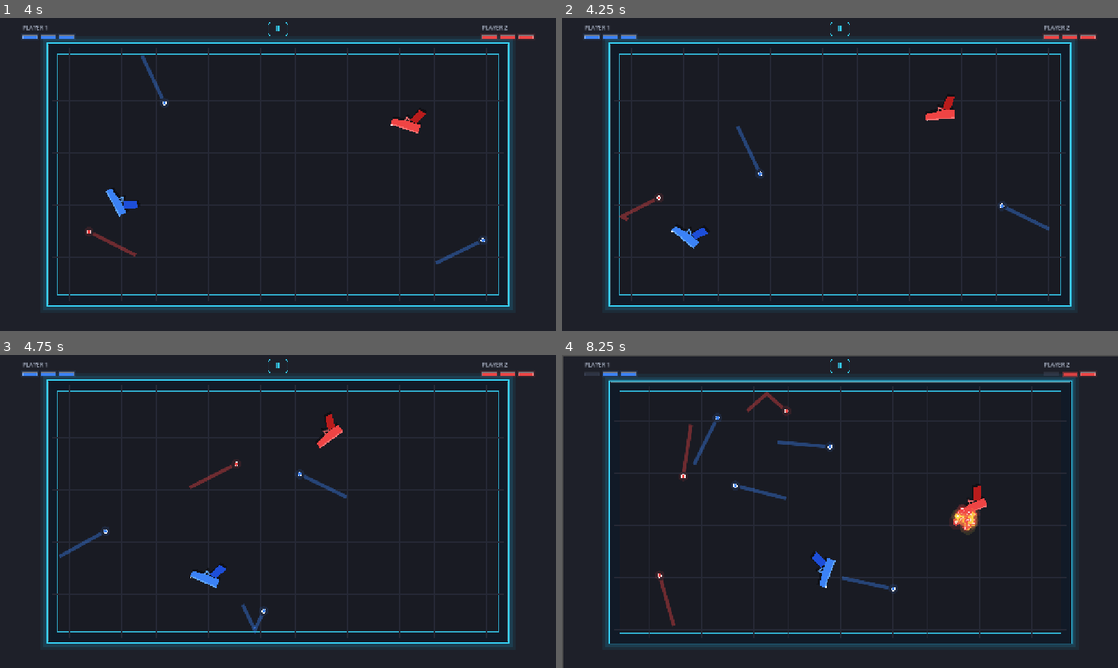
Above: before the commit, frames 1-4 (two rows, left to right).
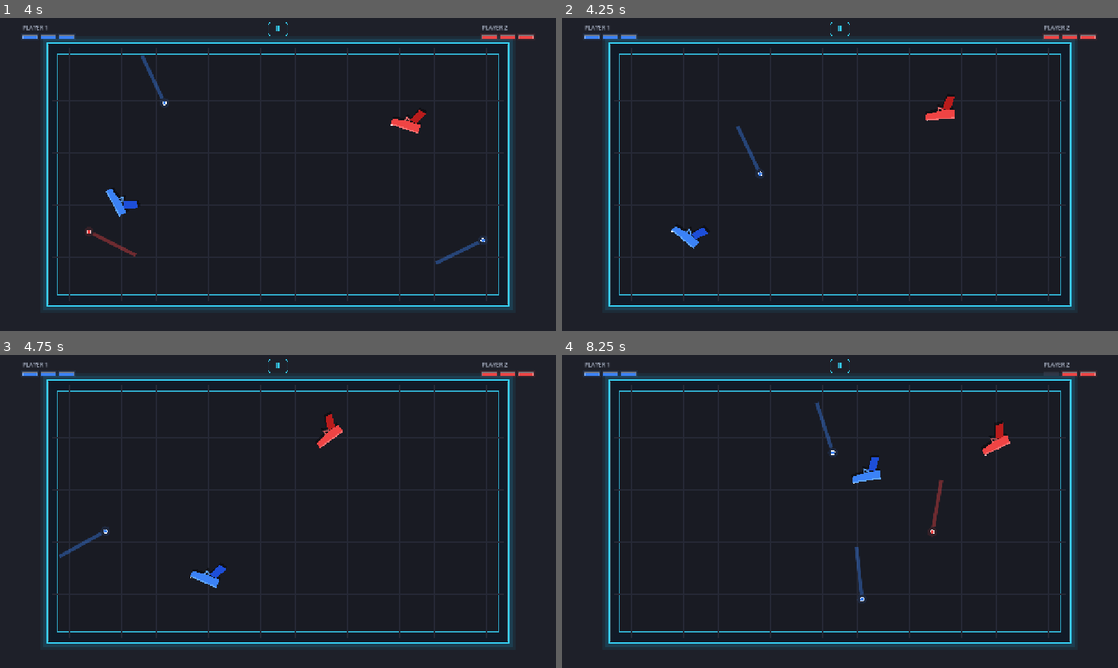
Above: after the commit, the same moments.

Repository: iamsaaddar/RecoilArena
Game: Godot game, scene res://scenes/main/Main.tscn
The game is run twice, just before and just after one commit, with the same random seed, the same clock (stepped at 60 frames per second) and the same inputs.
Inputs (mouse positions are in pixels of both pictures, inside the frame that each line leads up to):
- Up to frame 1 (4 s): click "PLAY" at 0.5 s; click "Ⅱ" at 1.25 s; click "RESUME" at 2 s; move the mouse to (400, 158) at 2.77 s; tap A (player_1_shoot) at 2.85 s; click (400, 158) at 2.92 s; drag from (166, 190) to (250, 237) at 3.52 s
- Up to frame 2 (4.25 s): no input
- Up to frame 3 (4.75 s): move the mouse to (333, 442) at 4.27 s; tap A (player_1_shoot) at 4.35 s
- Up to frame 4 (8.25 s): drag from (812, 574) to (673, 464) at 5.02 s; move the mouse to (1006, 558) at 5.77 s; hold Left 5.78-6.5 s; tap A (player_1_shoot) at 5.85, 7.35 s; drag from (673, 464) to (756, 433) at 6.52 s; move the mouse to (867, 511) at 7.27 s; hold Left 7.28-8 s; click (867, 511) at 7.42 s; drag from (756, 433) to (728, 527) at 8.02 s

Frame 1 is identical in both runs. In frame 2, 0.3% of the frame differs, in the area x 10-88%, y 56-68%; in frame 3, 0.4%; in frame 4, 6.5%, in the area x 0-100%, y 0-100%.

Commit message:
Limit bullets to one wall bounce
Remove the configurable bounce limit and finish bullets when they hit a wall after their first bounce.

Diff:
--- a/scripts/projectiles/Bullet.gd
+++ b/scripts/projectiles/Bullet.gd
@@ -1,12 +1,11 @@
 extends CharacterBody2D
 class_name ArenaBullet
-## Fast energy projectile with deterministic wall reflections.
+## Fast energy projectile that disappears after its first wall bounce.
 
 signal target_hit(target: ArenaGun, shooter: ArenaGun, impact_direction: Vector2, impact_position: Vector2)
 signal wall_bounced(impact_position: Vector2)
 
 @export var speed := 720.0
-@export var max_bounces := 5
 @export var bullet_color := Color("3b82f6")
 
 const RADIUS := 5.0
@@ -16,7 +15,7 @@
 const ARENA_MAX := Vector2(1148.0, 638.0)
 
 var shooter: ArenaGun
-var bounce_count := 0
+var _has_bounced := false
 var _is_finished := false
 var _trail_positions: Array[Vector2] = []
 
@@ -47,11 +46,11 @@
 			_finish()
 		return
 	if collider is StaticBody2D:
-		if bounce_count >= max_bounces:
+		if _has_bounced:
 			_finish()
 			return
 		velocity = velocity.bounce(collision.get_normal())
-		bounce_count += 1
+		_has_bounced = true
 		global_position += collision.get_normal() * 0.5
 		wall_bounced.emit(global_position)
 		queue_redraw()
@@ -67,7 +66,7 @@
 	var hit_vertical_bound := global_position.y < min_position.y or global_position.y > max_position.y
 	if not hit_horizontal_bound and not hit_vertical_bound:
 		return
-	if bounce_count >= max_bounces:
+	if _has_bounced:
 		_finish()
 		return
 
@@ -85,7 +84,7 @@
 		global_position.y = max_position.y
 		velocity.y = -absf(velocity.y)
 
-	bounce_count += 1
+	_has_bounced = true
 	wall_bounced.emit(global_position)
 	queue_redraw()
 
